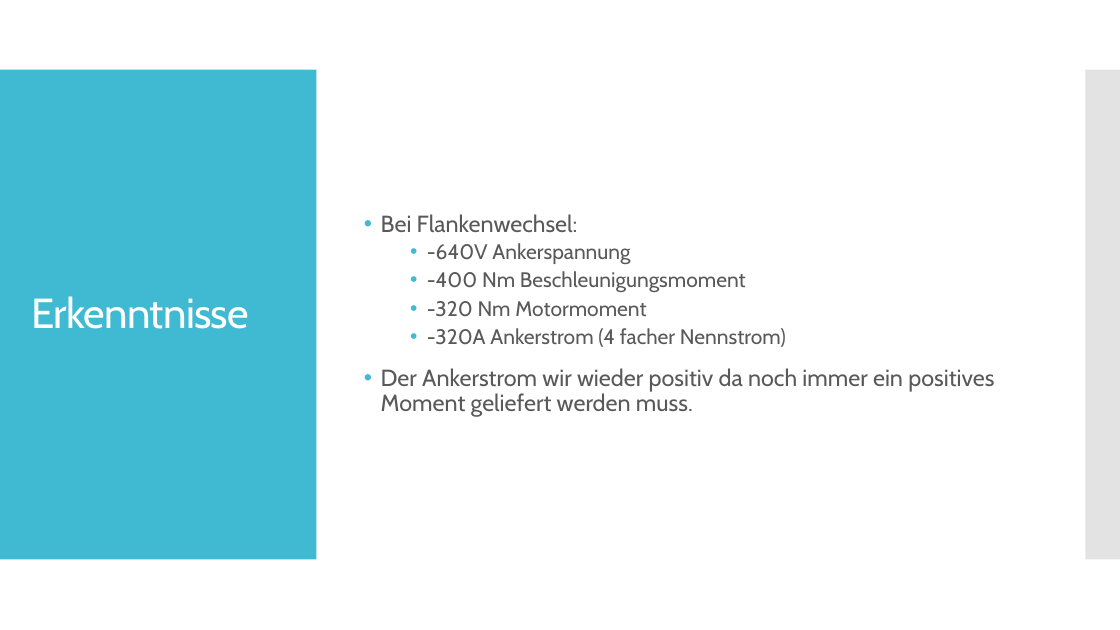
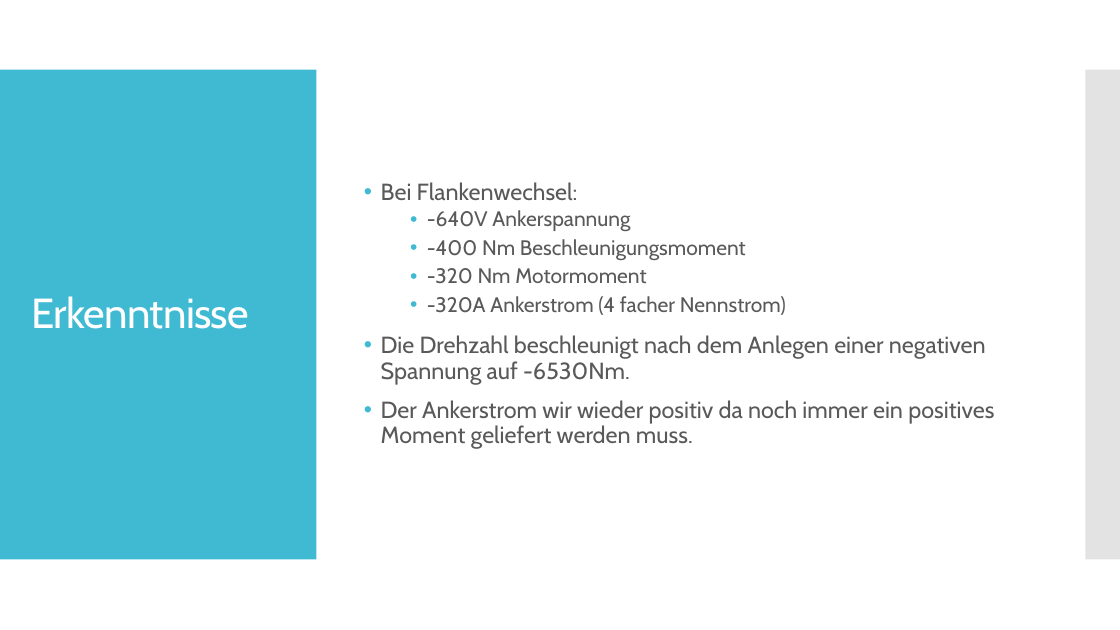
Before and after one commit to Paul-AtomicRedsterTI/AUT-Referat, a slide deck: slide 14 of AUT Fremderregter Gelichstrommotor2.pptx. Drawn at 1120x630 pixels with LibreOffice and Linux fonts; fonts in the diff are those of the drawing. Boxes give left, top, right and bottom in pixels: in the first picture for what was removed or moved away, otherwise in the second. Text is boxed around its words. In the diff, an @@ line names an element or a change of style, - is before the commit and + after.

Commit message:
PPT aktualisiert

```diff
--- a/AUT Fremderregter Gelichstrommotor2.pptx
+++ b/AUT Fremderregter Gelichstrommotor2.pptx
@@ text at [381,335,986,385]: paragraph added @@
+• Die Drehzahl beschleunigt nach dem Anlegen einer negativen Spannung auf -6530Nm.
```
Also in this commit, not shown: 1 other file.
